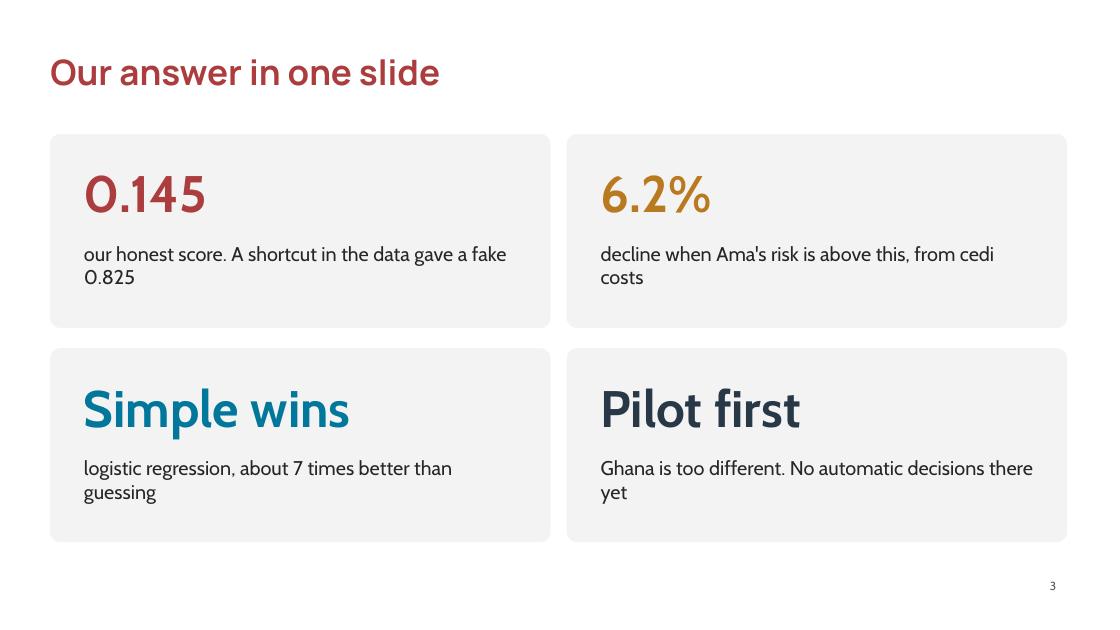
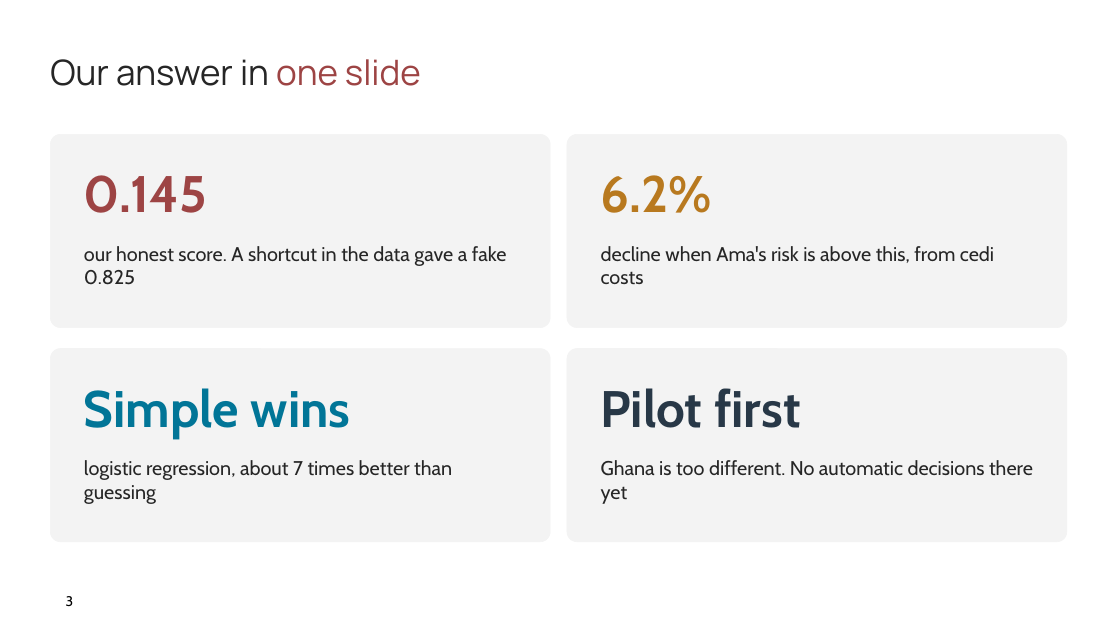
Before and after one commit to ASU-MICS-2028/mle-group-3-prosit-2, a slide deck: slide 3 of slides/NkwaPay_Debrief_Present.pptx. Drawn at 1120x630 pixels with LibreOffice and Linux fonts; fonts in the diff are those of the drawing; background and template pictures are left out. Boxes give left, top, right and bottom in pixels: in the first picture for what was removed or moved away, otherwise in the second. Text is boxed around its words. In the diff, an @@ line names an element or a change of style, - is before the commit and + after.

```diff
--- a/slides/NkwaPay_Debrief_Present.pptx
+++ b/slides/NkwaPay_Debrief_Present.pptx
@@ text "Our answer in one slide" at (50,59,421,86): text colour #AB3D3F to #262626 in "Our answer in"; text colour #AB3D3F to #9D4444 in "one slide"; bold off @@
@@ page number added at (66,596,74,606), 12 pt, text #000000 @@
+3
@@ page number removed at (1050,581,1056,590) @@
-3
```
Also in this commit, not shown: 20 other slides changed, 1 slide added.
